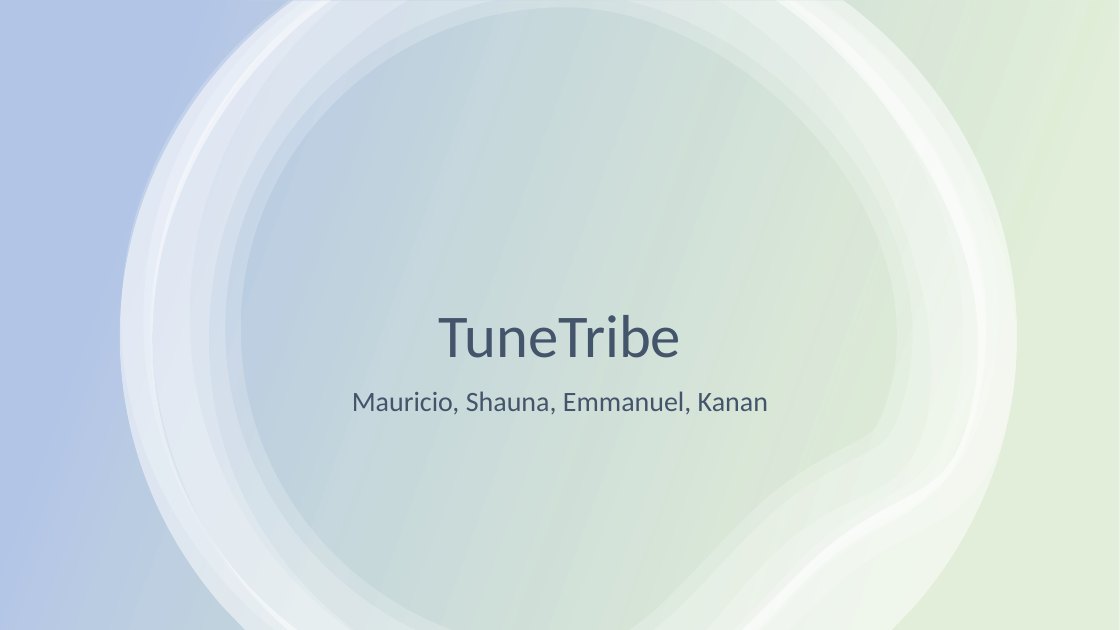
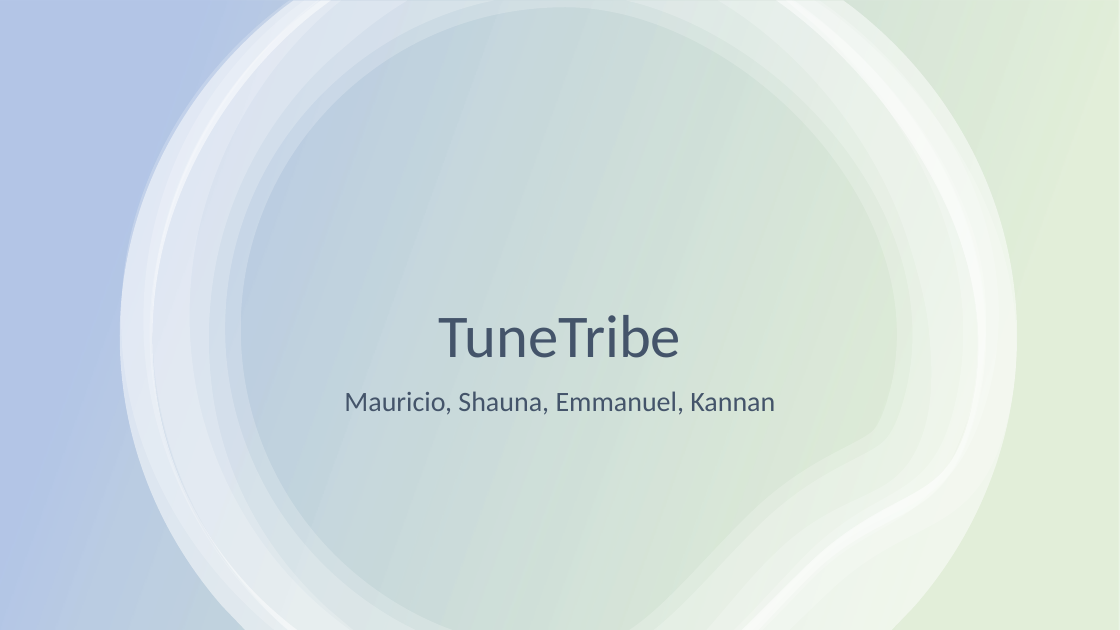
Before and after one commit to etgalang/TuneTribe, a slide deck: slide 1 of TuneTribe.pptx. Drawn at 1120x630 pixels with LibreOffice and Linux fonts; fonts in the diff are those of the drawing. Boxes give left, top, right and bottom in pixels: in the first picture for what was removed or moved away, otherwise in the second. Text is boxed around its words. In the diff, an @@ line names an element or a change of style, - is before the commit and + after.

```diff
--- a/TuneTribe.pptx
+++ b/TuneTribe.pptx
@@ subtitle at <box>344,391,775,415</box>: text changed @@
-Mauricio, Shauna, Emmanuel, Kanan
+Mauricio, Shauna, Emmanuel, Kannan
```
Also in this commit, not shown: 1 other slide changed, 1 other file.
